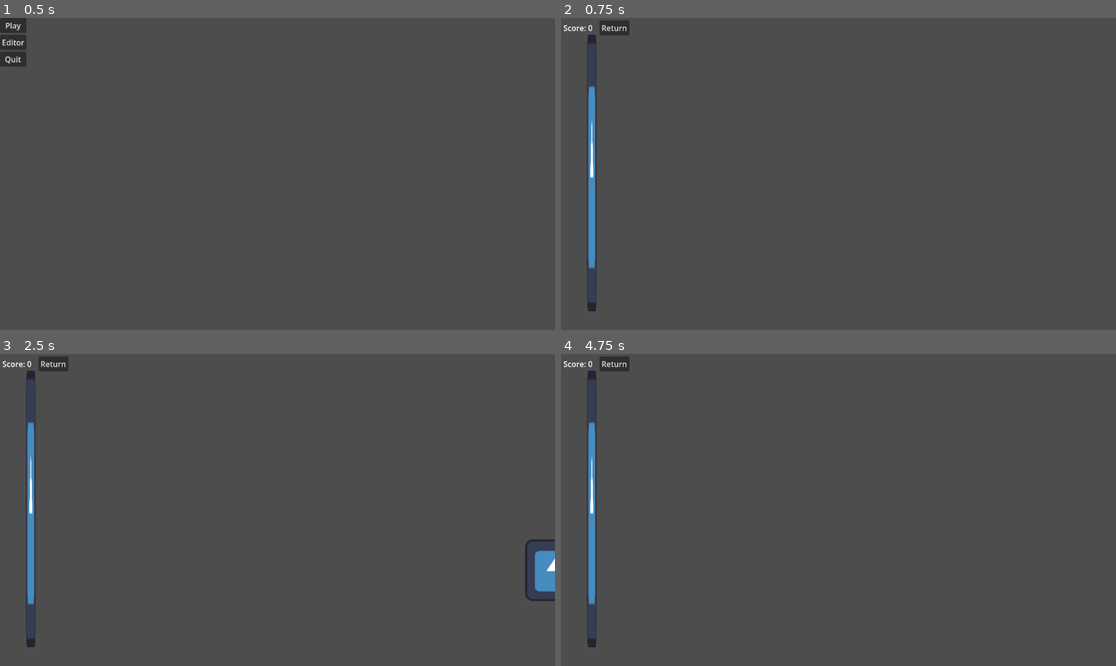
Above: before the commit, frames 1-4 (two rows, left to right).
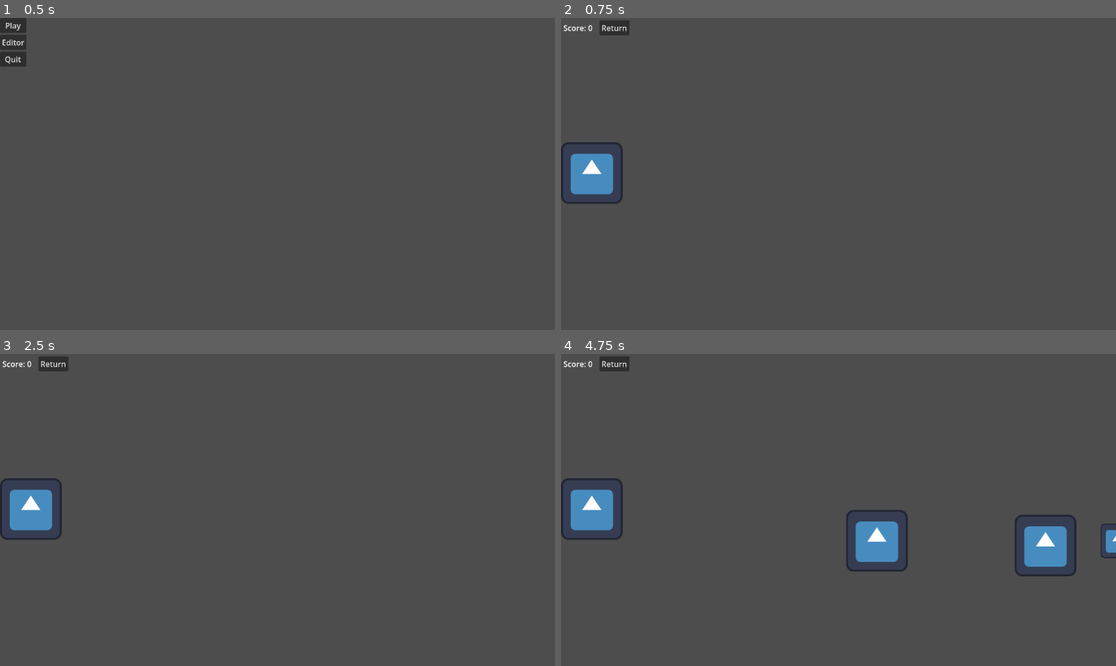
Above: after the commit, the same moments.

Repository: JoshDean599/12DI-Josh-Dean
Game: Godot game, scene res://Scenes/main_menu.tscn
Two runs of this game, one before a commit and one after it. Both use one fixed random seed, a clock stepped at 60 frames per second and the inputs below. The engine's default icon, where the game draws it, is replaced by a stand-in: a white triangle on a blue panel in a dark square. Sound files missing from this copy of the repository are replaced by a short silence.
Inputs (mouse positions are in pixels of both pictures, inside the frame that each line leads up to):
- Up to frame 1 (0.5 s): no input
- Up to frame 2 (0.75 s): click "Play" at 0.5 s
- Up to frame 3 (2.5 s): click "Return" at 1.25 s; click "Play" at 2 s
- Up to frame 4 (4.75 s): tap Enter at 2.75 s; move the mouse to (960, 494) at 2.77 s; tap Space at 3.02, 3.77 s; move the mouse to (727, 525) at 3.52 s; move the mouse to (894, 441) at 4.27 s

Frame 1 is identical in both runs. In frame 2, 2.0% of the frame differs, in the area x 0-12%, y 5-94%; in frame 3, 2.6%; in frame 4, 4.7%, in the area x 0-100%, y 5-94%.

Commit message:
15_5_26
Transferring note logic to self.

Diff:
--- a/rhythm-game-project/Scenes/Objects/game_note.gd
+++ b/rhythm-game-project/Scenes/Objects/game_note.gd
@@ -1,6 +1,7 @@
 extends Node2D
 
-@onready var game = get_parent().get_parent()
+@onready var noteHandler = get_parent().get_parent()
+@onready var game = noteHandler.get_parent()
 @onready var audio = game.get_node("SongHandler").Audio
 
 # The speed the note moves
@@ -13,12 +14,14 @@
 
 
 #var passedPosition: float = -515.0
-var freeQueuePosition: float = 0.0
+var freeQueuePosition: float = 100.0
 var hasPassed: bool = false
 
 
 func _ready() -> void:
-	var timeToNoteHandler = holdDuration + abs(position.x - game.get_node("NoteHandler").position.x) / movingSpeed
+	freeQueuePosition = noteHandler.position.x
+
+	var timeToNoteHandler = holdDuration + abs(position.x - noteHandler.position.x) / movingSpeed
 	if audio:
 		holdEndTime = audio.get_playback_position() + timeToNoteHandler
 	else:
@@ -28,12 +31,12 @@
 	# Move the note
 	global_position -= Vector2(movingSpeed * delta, 0)
 
-	# Check held Note:
+	# Check if the note is held:
 	if audio.get_playback_position() - holdEndTime >= 0 and not hasPassed:
-		if isHolding:
+		if noteHandler.holding:
 			# Note Successfully held
 			#print("CompletedNote")
-			get_parent().get_parent().incriment_score(10) # Properly calculate score
+			game.incriment_score(10) # Properly calculate score
 			hasPassed = true
 		else:
 			# Missed Note
@@ -42,7 +45,7 @@
 			pass
 
 	else:
-		if isHolding:
+		if noteHandler.holding:
 			# Do something to update the visual of the note
 			pass
 
@@ -54,6 +57,10 @@
 	if global_position.x < freeQueuePosition:
 		hasPassed = true
 
+	if hasPassed:
+		if noteHandler.noteQueue.find(self) >= 0:
+			noteHandler.noteQueue.pop_at(noteHandler.noteQueue.find(self))
+			queue_free()
 
 
 func setup(notePosition: Vector2, tailPosition: Vector2):
@@ -68,4 +75,3 @@
 
 func activate() -> void:
 	holdStartTime = audio.get_playback_position()
-	isHolding = true
--- a/rhythm-game-project/Scenes/Objects/note_handler.gd
+++ b/rhythm-game-project/Scenes/Objects/note_handler.gd
@@ -3,29 +3,24 @@
 var noteQueue = [] #  Keeps track of what notes to process first
 var activeNotes = [] # Keeps track of the active notes (Notes being held)
 var heldKeys = {} # Keeps track of the held keys
+var holding = false
 
 
 func _unhandled_input(event: InputEvent) -> void:
 	if not event.is_echo() and event is InputEventKey:
 		if event.is_pressed():
-			#print("PRESSED ", event.keycode)
 			heldKeys[event.keycode] = true
-			#print(heldKeys)
 
-			if noteQueue.size() > 0:
-				var noteToPop = noteQueue.pop_front()
-				noteToPop.activate()
-				activeNotes.push_back(noteToPop)
+			#if noteQueue.size() > 0:
+			#	var noteToPop = noteQueue.pop_front()
+			#	noteToPop.activate()
+			#	activeNotes.push_back(noteToPop)
 		elif event.is_released():
-			#print("RELEASED ", event.keycode)
 			heldKeys[event.keycode] = false
-			#print(heldKeys)
 
-			var holding = false
 			for i in heldKeys:
 				if heldKeys[i]:
 					holding = true
-			#print("Holding: ", holding)
 			if not holding:
 				for i in activeNotes:
 					i.queue_free()
@@ -35,32 +30,33 @@
 
 # Called every frame. 'delta' is the elapsed time since the previous frame.
 func _process(_delta: float) -> void:
-	if noteQueue.size() > 0:
+	pass
+	#if noteQueue.size() > 0:
 		# If that note has passed, remove it from the queue
-		if noteQueue.front().hasPassed:
-			var noteToPop = noteQueue.pop_front()
-			noteToPop.queue_free()
-		var currentPosition = 0
-		var poppedNotes = 0
-		for i in activeNotes:
-			currentPosition += 1
-			poppedNotes += 1
-			if i.hasPassed:
-				i.queue_free()
-				activeNotes.pop_at(currentPosition - poppedNotes)
-				print("Popped ActiveNotes")
+		#if noteQueue.front().hasPassed:
+		#	var noteToPop = noteQueue.pop_front()
+		#	noteToPop.queue_free()
+
+		# If an active note has passed, remove it from the queue
+		#for i in activeNotes:
+		#	if i.hasPassed:
+		#		i.queue_free()
+		#		activeNotes.pop_at(activeNotes.find(i))
+		#		print("Popped ActiveNotes")
+		#
+
 
 
 
 func create_note(notePosition: Vector2, tailPosition: Vector2) -> void:
 	var noteInstance = Globals.GameNote.instantiate()
-	get_parent().get_node("Notes").call_deferred("add_child", noteInstance) # Change index from self!!
+	$Notes.call_deferred("add_child", noteInstance)
 	noteInstance.setup(notePosition, tailPosition)
-	# Adds the note to the end of the note queue
+	# Add the note to the end of the note queue
 	noteQueue.push_back(noteInstance)
 
 
 func _on_random_timer_timeout() -> void:
-	create_note(Vector2(1200.0, randi_range(100, 500)), Vector2(randi_range(0, 5) * 100, 0))
+	create_note(Vector2(1200.0, randi_range(-100, 100)), Vector2(randi_range(0, 5) * 100, 0))
 	$RandomSpawnTimer.wait_time = randf_range(0.4, 3)
 	$RandomSpawnTimer.start()
--- a/rhythm-game-project/Scenes/Objects/note_handler.tscn
+++ b/rhythm-game-project/Scenes/Objects/note_handler.tscn
@@ -4,7 +4,6 @@
 [ext_resource type="Script" uid="uid://pkyy3p5v70cx" path="res://Scenes/Objects/note_handler.gd" id="2_f8bsx"]
 
 [node name="NoteHandler" type="Sprite2D" unique_id=1143384118]
-scale = Vector2(0.15625, 4.484375)
 texture = ExtResource("1_xy2le")
 script = ExtResource("2_f8bsx")
 
@@ -12,4 +11,6 @@
 one_shot = true
 autostart = true
 
+[node name="Notes" type="Node2D" parent="." unique_id=1589741201]
+
 [connection signal="timeout" from="RandomSpawnTimer" to="." method="_on_random_timer_timeout"]
--- a/rhythm-game-project/Scenes/game.gd
+++ b/rhythm-game-project/Scenes/game.gd
@@ -12,8 +12,8 @@
 
 	$UI/Control/HBoxContainer/MarginContainer/Label.text = "Score: 0"
 	# Remove all loaded notes from the scene and queue:
-	for i in $Notes.get_children().size():
-		$Notes.get_child(i).queue_free()
+	for i in $NoteHandler.get_node("Notes").get_children().size():
+		$NoteHandler.get_node("Notes").get_child(i).queue_free()
 	$NoteHandler.noteQueue = []
 
 func _on_button_pressed() -> void:
--- a/rhythm-game-project/Scenes/game.tscn
+++ b/rhythm-game-project/Scenes/game.tscn
@@ -42,8 +42,6 @@
 layout_mode = 2
 text = "Return"
 
-[node name="Notes" type="Node2D" parent="." unique_id=1173213337]
-
 [node name="NoteHandler" parent="." unique_id=1143384118 instance=ExtResource("1_qxrlw")]
 position = Vector2(64.00009, 322)
 
--- a/rhythm-game-project/Scripts/globals.gd
+++ b/rhythm-game-project/Scripts/globals.gd
@@ -2,15 +2,16 @@
 
 # Scenes
 var MainMenu  = preload("res://Scenes/main_menu.tscn").instantiate()
-var Game   = preload("res://Scenes/game.tscn").instantiate()
-var Editor = preload("res://Scenes/editor.tscn").instantiate()
+var Game      = preload("res://Scenes/game.tscn").instantiate()
+var Editor    = preload("res://Scenes/editor.tscn").instantiate()
 
 # Notes
-var GameNote = preload("res://Scenes/Objects/game_note.tscn")
+var GameNote   = preload("res://Scenes/Objects/game_note.tscn")
 var EditorNote = preload("res://Scenes/Objects/editor_note.tscn")
 
 # The Song Map File Location
 var basePath = "res://Songs/"
+
 
 func change_scene(node):
 	var tree = get_tree()
